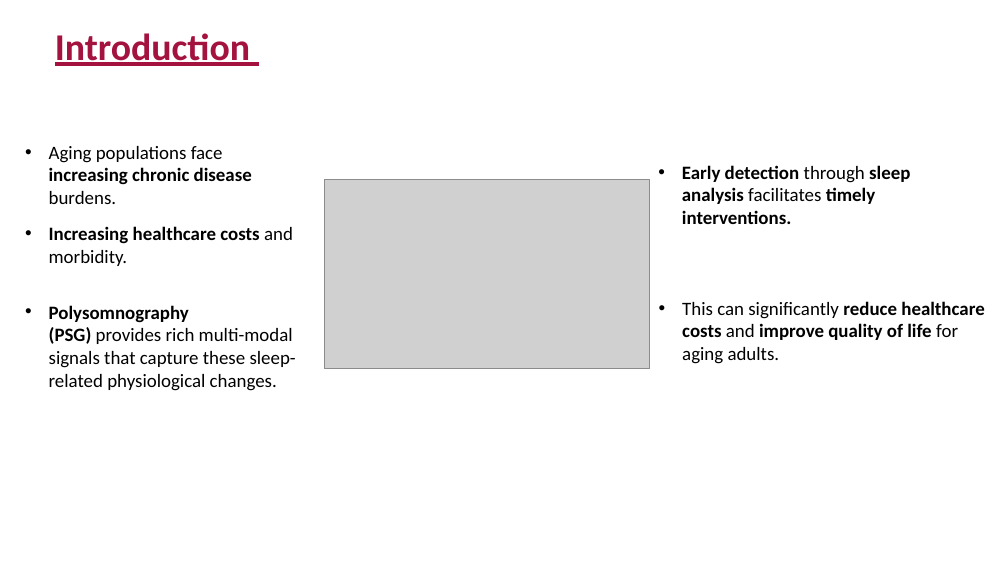
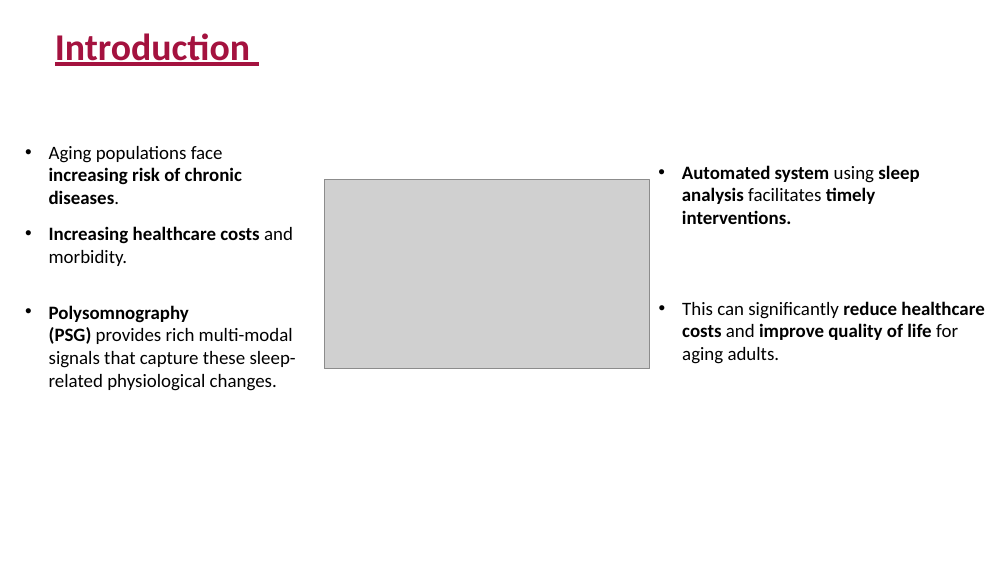
Before and after one commit to Giriiri-g/Sleep-Staging, a slide deck: slide 3 of reports/Phase 1/Phase1_47.pptx. Drawn at 1008x567 pixels with LibreOffice and Linux fonts; fonts in the diff are those of the drawing; grey boxes stand for pictures; background and template pictures are left out. Boxes give left, top, right and bottom in pixels: in the first picture for what was removed or moved away, otherwise in the second. Text is boxed around its words. In the diff, an @@ line names an element or a change of style, - is before the commit and + after.

```diff
--- a/reports/Phase 1/Phase1_47.pptx
+++ b/reports/Phase 1/Phase1_47.pptx
@@ text at [49,146,242,204]: text changed; bold on @@
-• Aging populations face increasing chronic disease burdens.
+• Aging populations face increasing risk of chronic diseases.
@@ text at [682,165,919,224]: text changed @@
-• Early detection through sleep analysis facilitates timely interventions.
+• Automated system using sleep analysis facilitates timely interventions.
```
Also in this commit, not shown: 8 other slides changed, 3 slides added, 1 slide removed, 24 other files.
